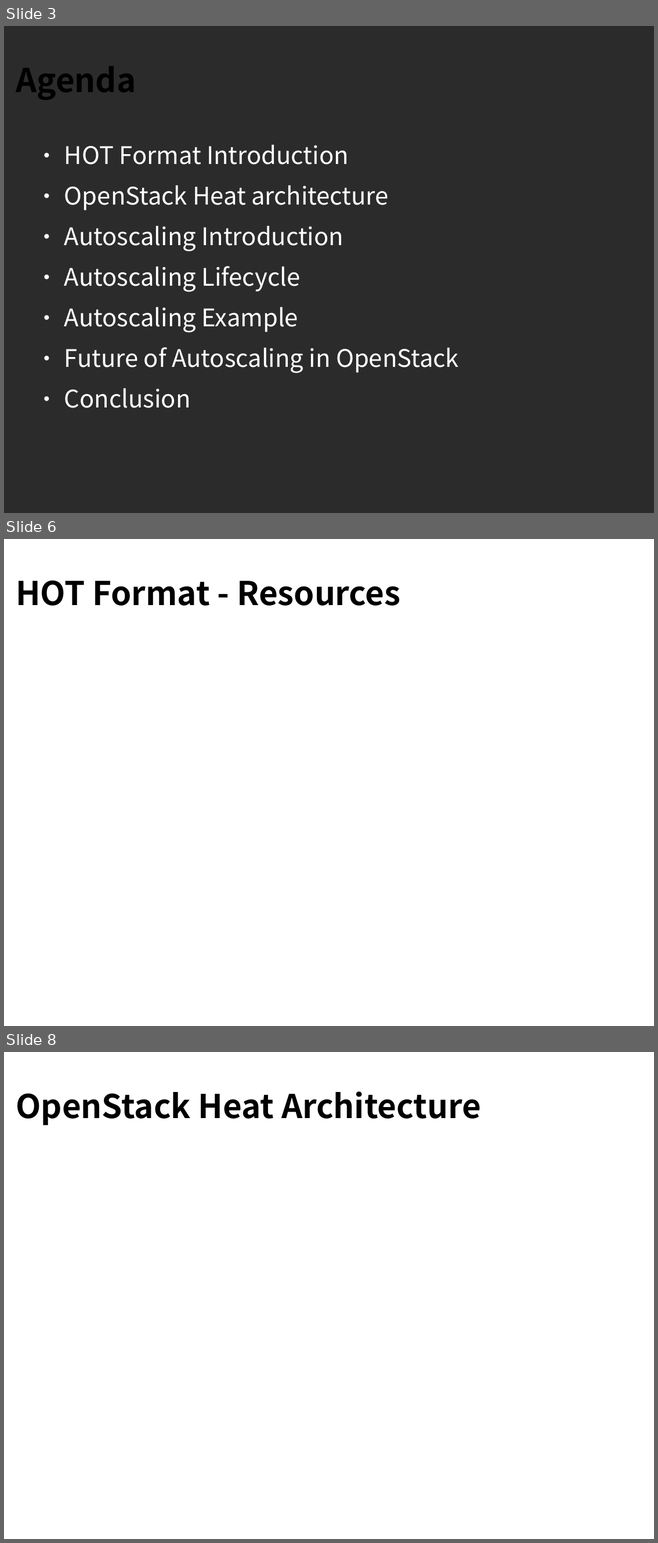
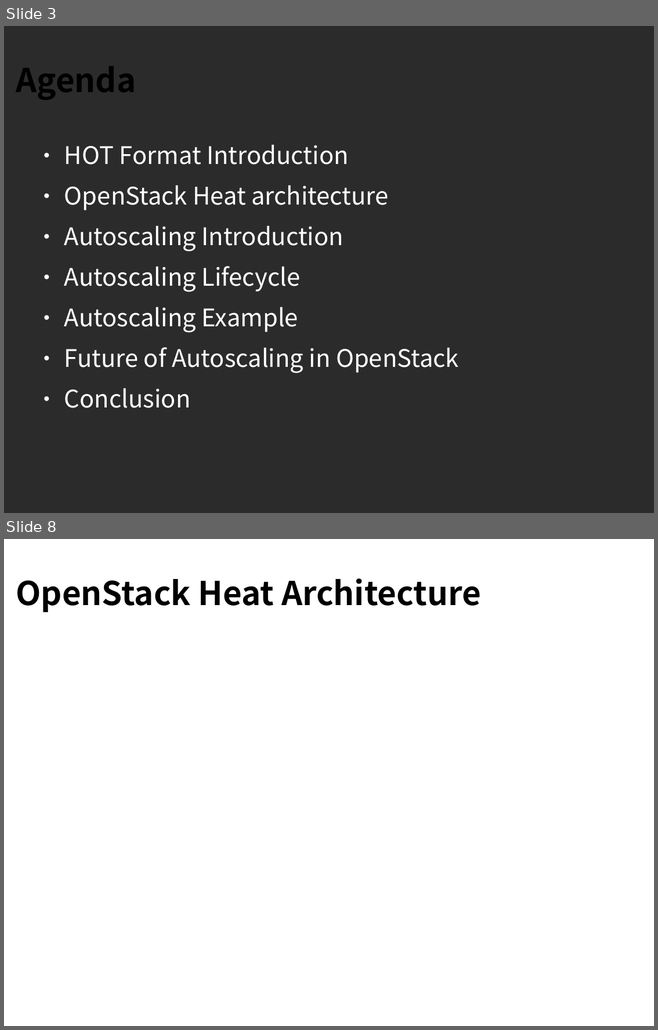
Before and after one commit to sdake/slides, a slide deck: sdake-cloudopen-heat-2013-09/heat-cloudopen-final.odp. Shown one above the other, each under a label of ours: slides 3, 6 and 8 before the commit, slides 3 and 8 after it; the slides between them are not shown. The pictures are 658x1543 and 658x1030 pixels, drawn with LibreOffice and Linux fonts; fonts in the diff are those of the drawing; background and template pictures are left out; a plain dark background stands for a picture behind light text. Boxes give left, top, right and bottom in pixels: in the first picture for what was removed or moved away, otherwise in the second. Text is boxed around its words. In the diff, an @@ line names an element or a change of style, - is before the commit and + after.

```diff
--- a/sdake-cloudopen-heat-2013-09/heat-cloudopen-final.odp
+++ b/sdake-cloudopen-heat-2013-09/heat-cloudopen-final.odp
@@ slide 6 removed at [4, 539, 654, 1026], background picture (left out) @@
@@ title removed at [16, 580, 400, 606] @@
-HOT Format - Resources
```
Also in this commit, not shown: 3 slides changed, 6 slides added, 6 other slides removed.
